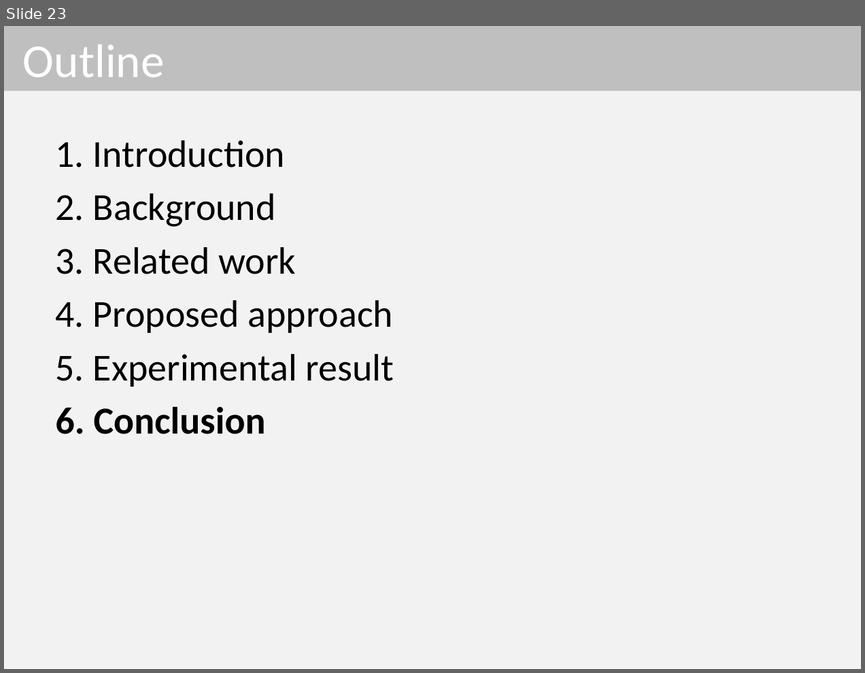
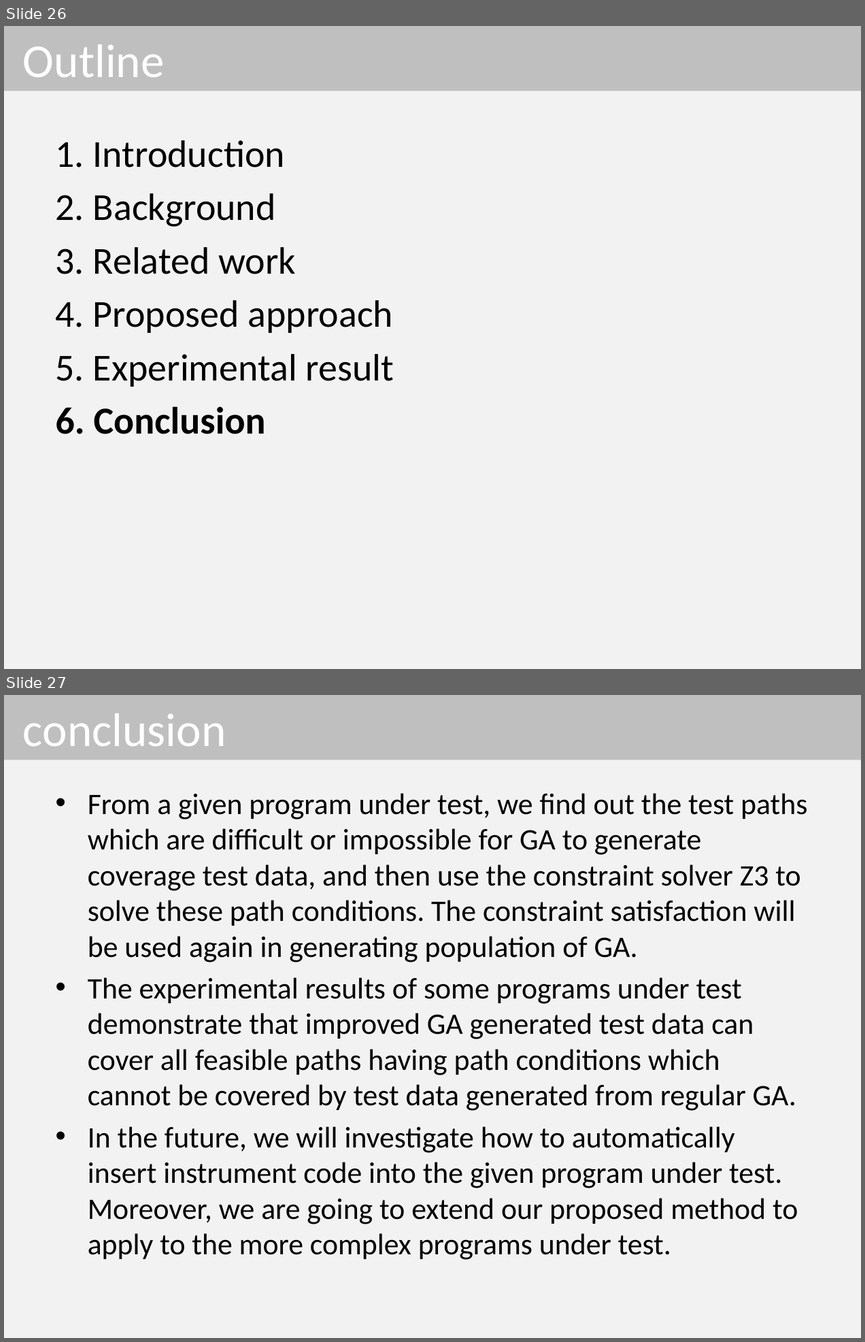
Before and after one commit to dinhngocthi/GAsource, a slide deck: CFT4CUnitSrc/src/report/ACOMP2016_Presentation.pptx. Shown one above the other, each under a label of ours: slide 23 before the commit, slides 26 and 27 after it. The pictures are 865x673 and 865x1342 pixels, drawn with LibreOffice and Linux fonts; fonts in the diff are those of the drawing. Boxes give left, top, right and bottom in pixels: in the first picture for what was removed or moved away, otherwise in the second. Text is boxed around its words. In the diff, an @@ line names an element or a change of style, - is before the commit and + after.

```diff
--- a/CFT4CUnitSrc/src/report/ACOMP2016_Presentation.pptx
+++ b/CFT4CUnitSrc/src/report/ACOMP2016_Presentation.pptx
@@ slide 27 added at [4, 695, 861, 1338], background #F2F2F2 @@
@@ title added at [4, 695, 861, 760], fill #BFBFBF, 39.6 pt, text #FFFFFF @@
+conclusion
@@ text added at [88, 793, 807, 1259], 25 pt, text #000000 @@
+• From a given program under test, we find out the test paths which are difficult or impossible for GA to generate coverage test data, and then use the constraint solver Z3 to solve these path conditions. The constraint satisfaction will be used again in generating population of GA.
+• The experimental results of some programs under test demonstrate that improved GA generated test data can cover all feasible paths having path conditions which cannot be covered by test data generated from regular GA.
+• In the future, we will investigate how to automatically insert instrument code into the given program under test. Moreover, we are going to extend our proposed method to apply to the more complex programs under test.
@@ what was slide 23 is now slide 26 @@
```
Also in this commit, not shown: 6 slides changed, 6 other slides added, 1 slide removed.
